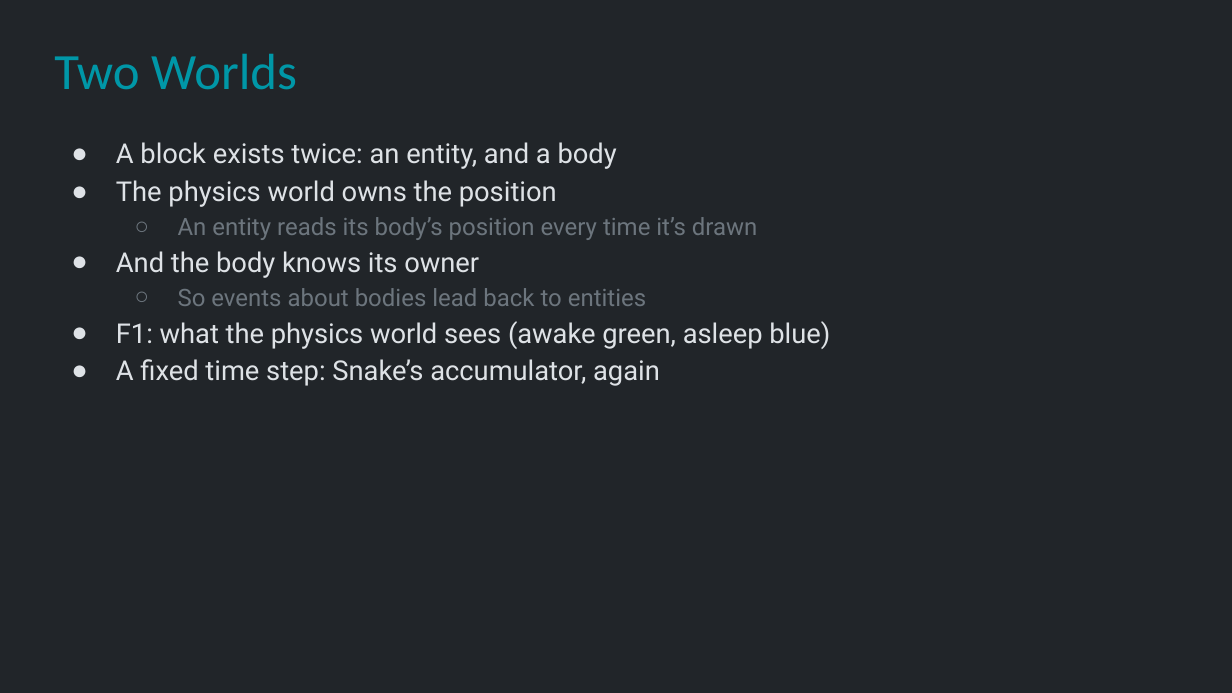
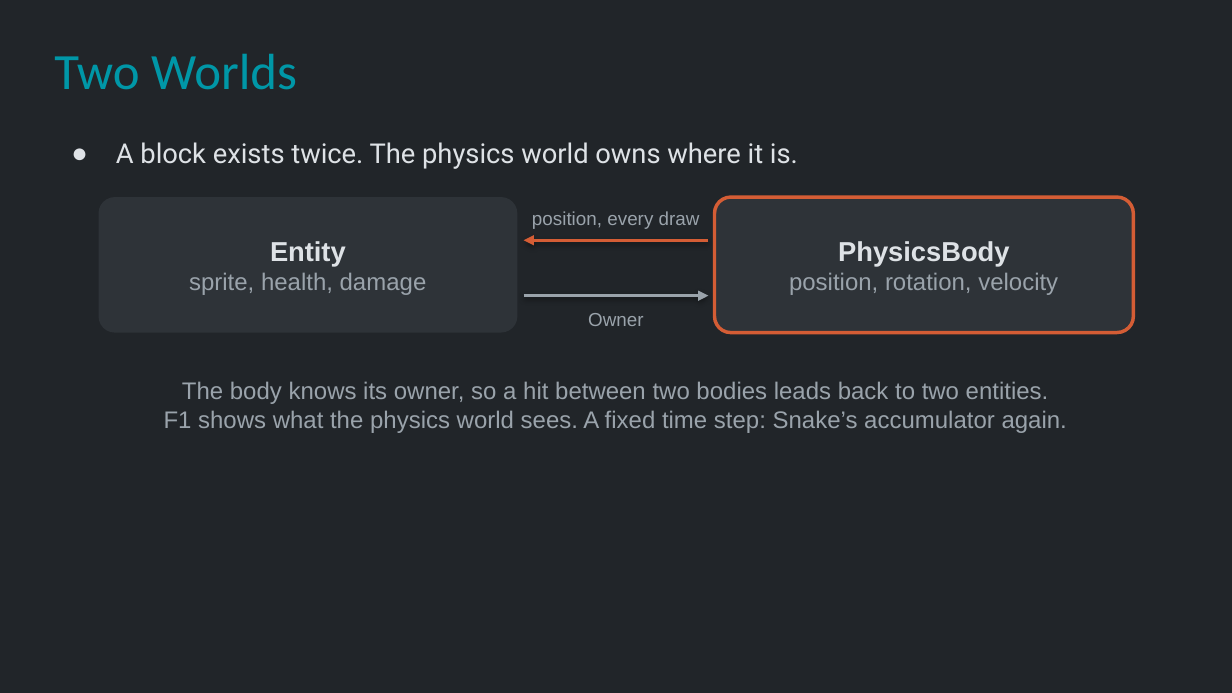
Before and after one commit to Metamate/gar, a slide deck: slide 12 of slides/07 Angry Birds.pptx. Drawn at 1232x693 pixels with LibreOffice and Linux fonts; fonts in the diff are those of the drawing. Boxes give left, top, right and bottom in pixels: in the first picture for what was removed or moved away, otherwise in the second. Text is boxed around its words. In the diff, an @@ line names an element or a change of style, - is before the commit and + after.

```diff
--- a/slides/07 Angry Birds.pptx
+++ b/slides/07 Angry Birds.pptx
@@ text at [116,142,798,169]: text changed @@
-● A block exists twice: an entity, and a body
-● The physics world owns the position
-  ○ An entity reads its body’s position every time it’s drawn
-● And the body knows its owner
-  ○ So events about bodies lead back to entities
-● F1: what the physics world sees (awake green, asleep blue)
-● A fixed time step: Snake’s accumulator, again
+● A block exists twice. The physics world owns where it is.
@@ rounded rectangle added at [99,197,517,333], fill #2E3338, 14 pt, text #9AA3AB @@
+Entity
+sprite, health, damage
@@ rounded rectangle added at [715,197,1133,333], fill #2E3338, outline #D45D35 2 pt, 14 pt, text #9AA3AB @@
+PhysicsBody
+position, rotation, velocity
@@ text added at [532,211,700,229], 11 pt, text #9AA3AB @@
+position, every draw
@@ arrow added from (708, 240) to (524, 240), #D45D35 2 pt @@
@@ arrow added from (524, 296) to (708, 296), #9AA3AB 2 pt @@
@@ text added at [588,313,644,326], 11 pt, text #9AA3AB @@
+Owner
@@ text added at [164,381,1067,433], 14 pt, text #9AA3AB @@
+The body knows its owner, so a hit between two bodies leads back to two entities.
+F1 shows what the physics world sees. A fixed time step: Snake’s accumulator again.
```
Also in this commit, not shown: 5 other slides changed, 1 slide added.
